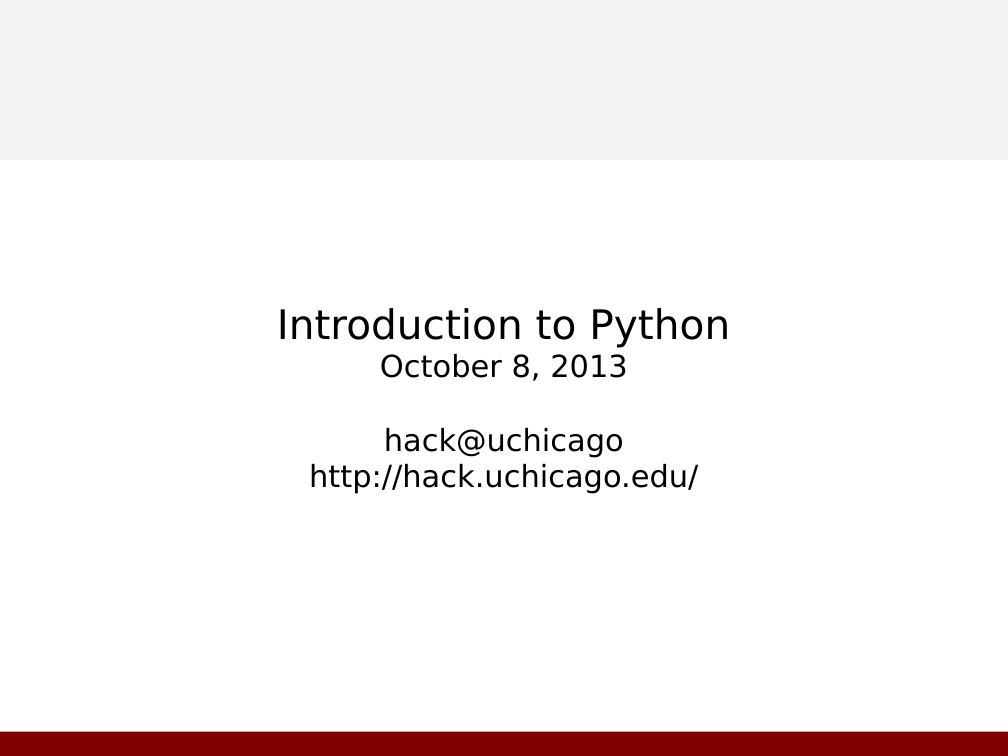
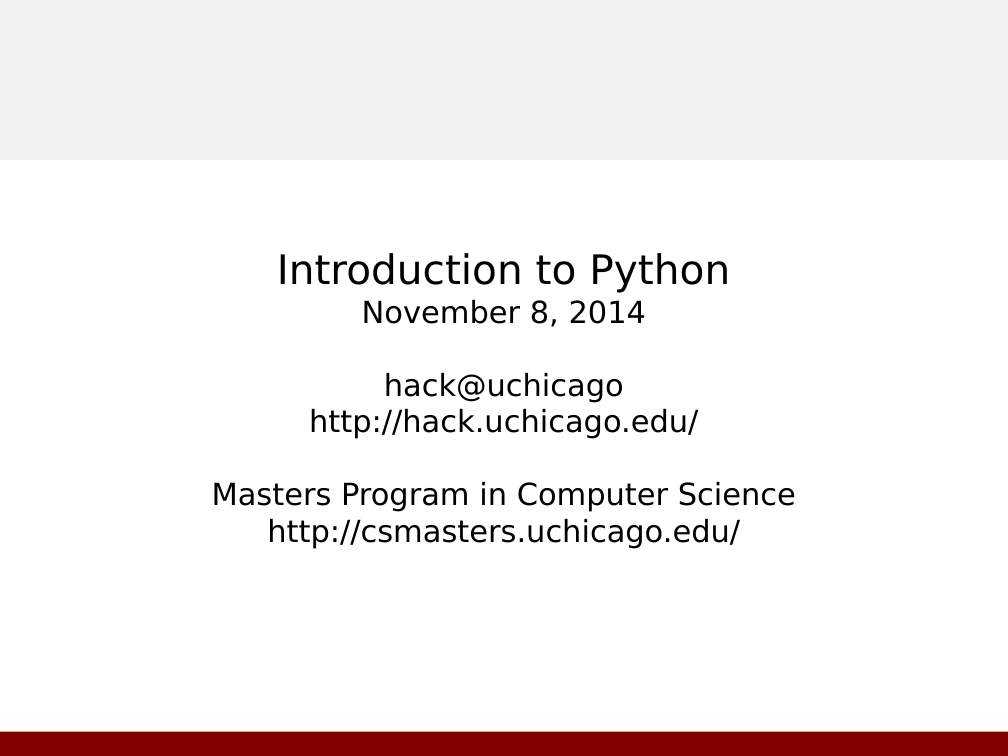
Before and after one commit to hack-at-uchicago/python-workshop, a slide deck: slide 1 of doc/slides.odp. Drawn at 1008x756 pixels with LibreOffice and Linux fonts; fonts in the diff are those of the drawing; background and template pictures are left out. Boxes give left, top, right and bottom in pixels: in the first picture for what was removed or moved away, otherwise in the second. Text is boxed around its words. In the diff, an @@ line names an element or a change of style, - is before the commit and + after.

```diff
--- a/doc/slides.odp
+++ b/doc/slides.odp
@@ subtitle at <box>212,299,796,548</box>: text changed @@
-October 8, 2013
-hack@uchicago
-http://hack.uchicago.edu/
+November 8, 2014
+hack@uchicago
+http://hack.uchicago.edu/
+Masters Program in Computer Science
+http://csmasters.uchicago.edu/
```
Also in this commit, not shown: 3 other slides changed, 4 slides added, 1 slide removed, 1 other file.
